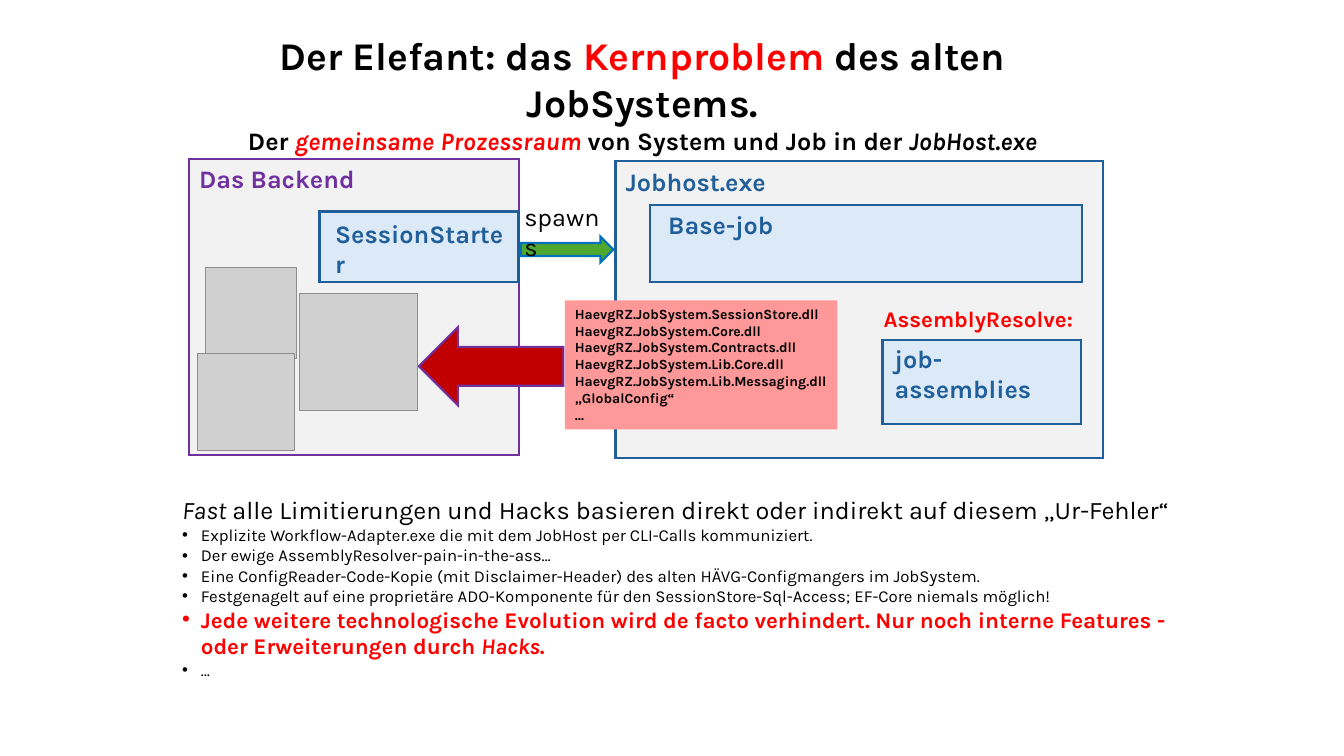
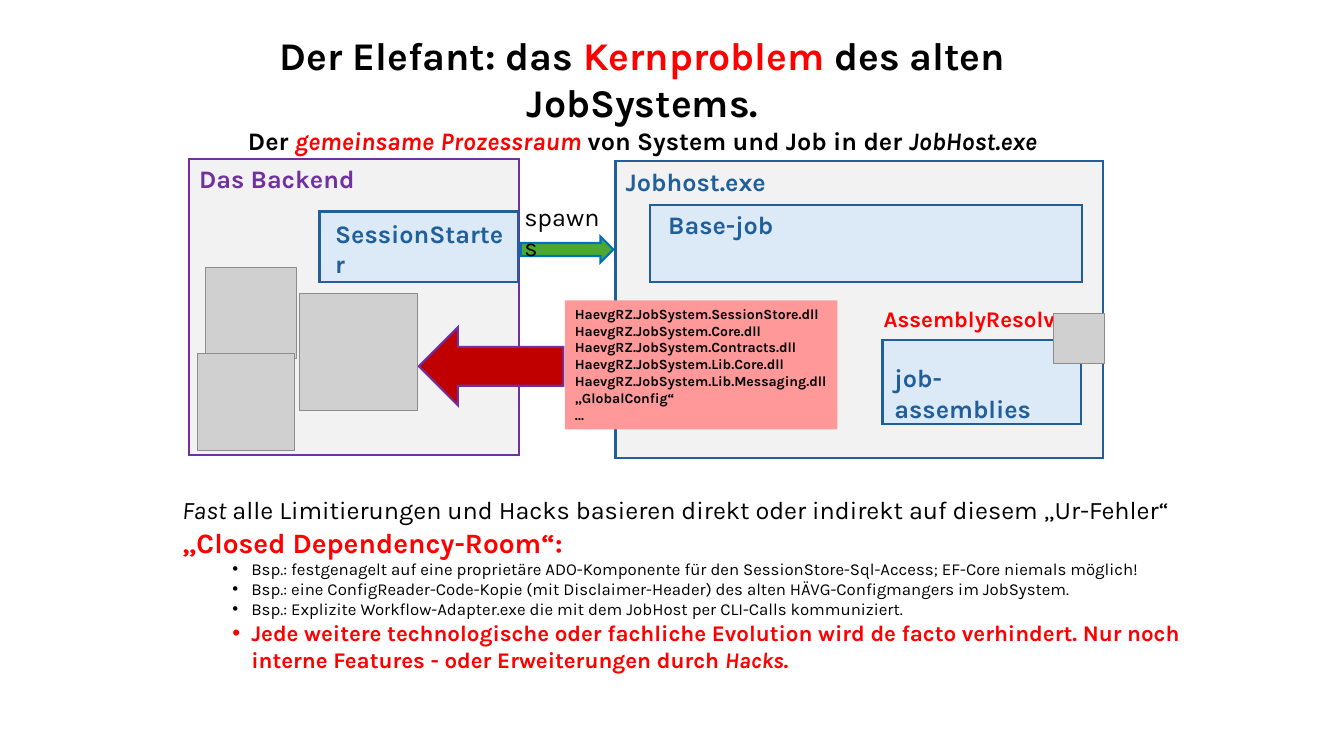
Before and after one commit to ckluth/josyn-platform, a slide deck: slide 4 of josyn-intro.pptx. Drawn at 1344x756 pixels with LibreOffice and Linux fonts; fonts in the diff are those of the drawing; grey boxes stand for pictures. Boxes give left, top, right and bottom in pixels: in the first picture for what was removed or moved away, otherwise in the second. Text is boxed around its words. In the diff, an @@ line names an element or a change of style, - is before the commit and + after.

```diff
--- a/josyn-intro.pptx
+++ b/josyn-intro.pptx
@@ picture added at (x1=1055, y1=314, x2=1105, y2=364) @@
@@ text "job-assemblies" rewrapped from (x1=895, y1=350, x2=1032, y2=399) to (x1=894, y1=369, x2=1031, y2=424) @@
@@ text at (x1=182, y1=533, x2=1179, y2=674): text changed @@
-• Explizite Workflow-Adapter.exe die mit dem JobHost per CLI-Calls kommuniziert.
-• Der ewige AssemblyResolver-pain-in-the-ass…
-• Eine ConfigReader-Code-Kopie (mit Disclaimer-Header) des alten HÄVG-Configmangers im JobSystem.
-• Festgenagelt auf eine proprietäre ADO-Komponente für den SessionStore-Sql-Access; EF-Core niemals möglich!
-• Jede weitere technologische Evolution wird de facto verhindert. Nur noch interne Features - oder Erweiterungen durch Hacks.
-• …
+„Closed Dependency-Room“:
+  • Bsp.: festgenagelt auf eine proprietäre ADO-Komponente für den SessionStore-Sql-Access; EF-Core niemals möglich!
+  • Bsp.: eine ConfigReader-Code-Kopie (mit Disclaimer-Header) des alten HÄVG-Configmangers im JobSystem.
+  • Bsp.: Explizite Workflow-Adapter.exe die mit dem JobHost per CLI-Calls kommuniziert.
+  • Jede weitere technologische oder fachliche Evolution wird de facto verhindert. Nur noch interne Features - oder Erweiterungen durch Hacks.
```
Also in this commit, not shown: 4 other slides changed, 1 slide added, 6 slides removed.
